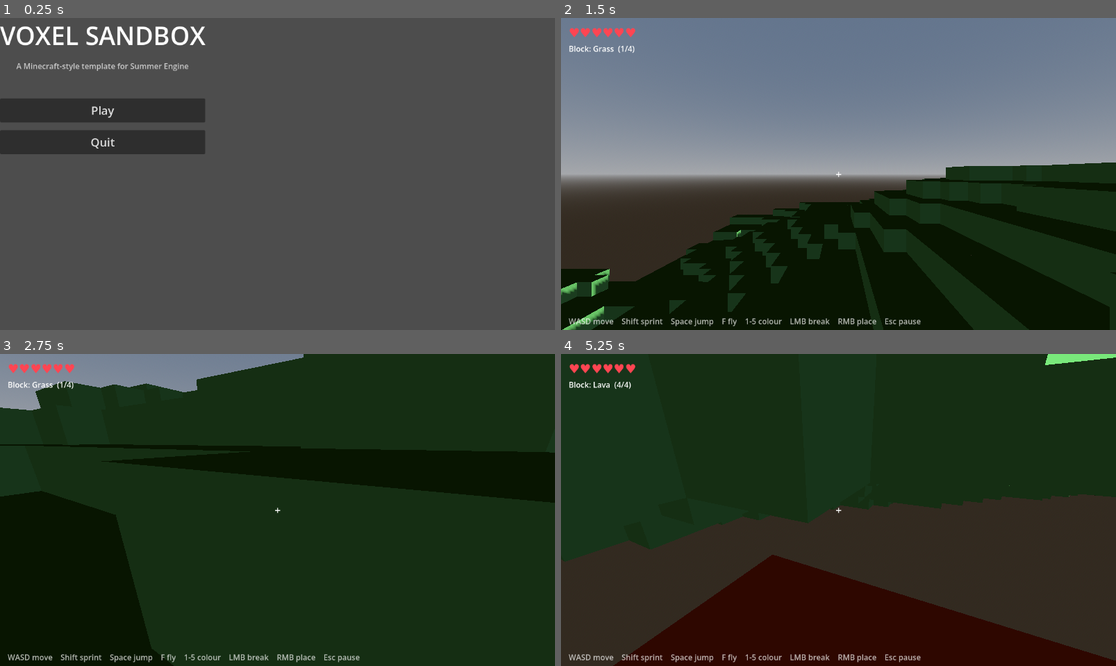
Above: before the commit, frames 1-4 (two rows, left to right).
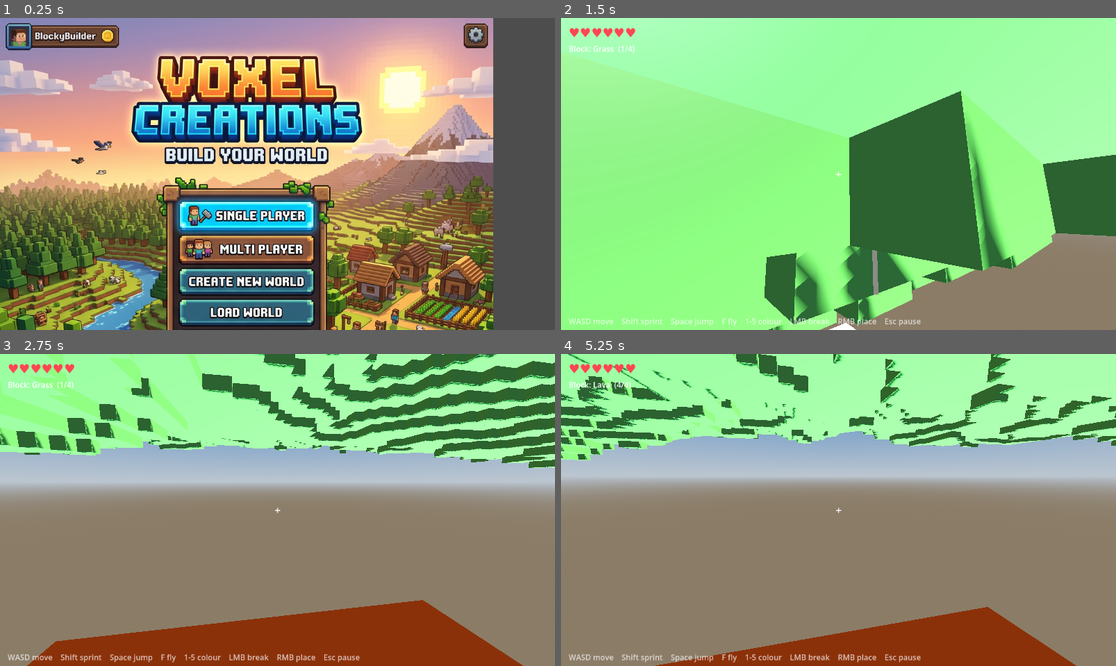
Above: after the commit, the same moments.

Repository: SummerEngine/template-3d-voxel-sandbox
Game: Godot game, scene res://scenes/main_menu.tscn
The game is run twice, just before and just after one commit, with the same random seed, the same clock (stepped at 60 frames per second) and the same inputs.
Inputs (mouse positions are in pixels of both pictures, inside the frame that each line leads up to):
- Up to frame 1 (0.25 s): no input
- Up to frame 2 (1.5 s): click (838, 145) at 0.52 s; click (660, 111) at 1.25 s, where only the run before the commit has a clickable "Play"
- Up to frame 3 (2.75 s): tap Enter at 2 s; move the mouse to (305, 510) at 2.02 s; hold W from 2.03 s (still down); tap F at 2.1 s; click (305, 510) at 2.17 s; tap Space at 2.27 s
- Up to frame 4 (5.25 s): keep holding W; move the mouse to (810, 510) at 2.77 s; tap 1 at 2.85 s; click (810, 510) at 2.92 s; tap Space at 3.02, 4.52 s; move the mouse to (849, 503) at 3.52 s; tap 2 at 3.6 s; click (849, 503) at 3.67 s; move the mouse to (832, 516) at 4.27 s; tap 3 at 4.35 s; click (832, 516) at 4.42 s; move the mouse to (877, 513) at 5.02 s; tap 4 at 5.1 s; click (877, 513) at 5.17 s

The runs differ from the first frame. In frame 1, 88% of the frame differs, in the area x 0-89%, y 0-100%; in frame 2, 100%; in frame 3, 100%, in the area x 0-100%, y 0-100%; in frame 4, 100%.

Commit message:
Fix spawn fall-damage, menu launch + full-mockup display, natural lighting/colors, organize assets
- player: first landing after (re)spawn is free (terrain streams in late) -> no heart loss on spawn
- project.godot: remove duplicate main_scene so the main menu launches
- main_menu: show whole mockup (KEEP_ASPECT + letterbox) instead of cropping
- main.gd: brighter sun + sky-ambient + filmic tonemap; natural sky/ground colours
- voxel_types: more natural grass/dirt/stone/lava palette
- assets: organize provided art into textures/{blocks,ui,reference}, models/props

Co-Authored-By: Claude Opus 4.8 <noreply@anthropic.com>

Diff:
--- a/main.gd
+++ b/main.gd
@@ -36,12 +36,21 @@
 	add_child(pause)
 
 func _setup_environment() -> void:
+	# Natural daytime sky: blue above, soft horizon, earthy ground.
+	var sky_mat := ProceduralSkyMaterial.new()
+	sky_mat.sky_top_color = Color(0.30, 0.52, 0.86)
+	sky_mat.sky_horizon_color = Color(0.78, 0.86, 0.95)
+	sky_mat.ground_horizon_color = Color(0.78, 0.86, 0.95)
+	sky_mat.ground_bottom_color = Color(0.52, 0.46, 0.38)
 	var sky := Sky.new()
-	sky.sky_material = ProceduralSkyMaterial.new()
+	sky.sky_material = sky_mat
 	var env := Environment.new()
 	env.background_mode = Environment.BG_SKY
 	env.sky = sky
 	env.ambient_light_source = Environment.AMBIENT_SOURCE_SKY
+	env.ambient_light_energy = 1.0
+	env.tonemap_mode = Environment.TONE_MAPPER_FILMIC
+	env.tonemap_white = 6.0
 	var we := WorldEnvironment.new()
 	we.name = "WorldEnvironment"
 	we.environment = env
@@ -50,10 +59,12 @@
 func _setup_sun() -> void:
 	var sun := DirectionalLight3D.new()
 	sun.name = "DirectionalLight3D"
-	sun.rotation_degrees = Vector3(-50.0, -40.0, 0.0)
+	sun.rotation_degrees = Vector3(-55.0, -45.0, 0.0)
+	sun.light_energy = 1.4
+	sun.light_color = Color(1.0, 0.97, 0.90)
 	sun.shadow_enabled = true
 	sun.directional_shadow_mode = DirectionalLight3D.SHADOW_ORTHOGONAL
-	sun.directional_shadow_max_distance = 40.0
+	sun.directional_shadow_max_distance = 60.0
 	add_child(sun)
 
 func _spawn_animals(world) -> void:
--- a/player.gd
+++ b/player.gd
@@ -2,8 +2,8 @@
 extends CharacterBody3D
 
 ## First-person creative controller for the voxel sandbox.
-## Walk/sprint (WASD/Shift), jump (Space), toggle fly (F), pick block colour (1-5),
-## break (LMB), place (RMB). Has hearts (health) with fall damage + void respawn.
+## Walk/sprint (WASD/Shift), jump (Space), toggle fly (F), pick block (1-4),
+## break (LMB), place (RMB). Hearts (health) with fall damage + void respawn.
 ## Esc is NOT handled here — the PauseMenu owns it.
 
 const WALK_SPEED := 6.0
@@ -12,11 +12,11 @@
 const JUMP_VELOCITY := 5.0
 const MOUSE_SENS := 0.0025
 const REACH := 6.0
-const FALL_DAMAGE_SPEED := 16.0   # landing faster than this costs hearts
-const VOID_Y := -20.0
+const FALL_DAMAGE_SPEED := 16.0
+const VOID_Y := -40.0
 
-var hud                            # HUD CanvasLayer (assigned by main.gd)
-var world_manager                  # ChunkManager (assigned by main.gd)
+var hud
+var world_manager
 var camera: Camera3D
 var ray: RayCast3D
 var flying := false
@@ -27,8 +27,8 @@
 var spawn_point := Vector3(0, 4, 0)
 var _was_on_floor := true
 var _fall_speed := 0.0
+var _landed_once := false   # the FIRST landing after (re)spawn never hurts
 
-# Block types the player can place (ids from VoxelTypes).
 var block_types := [VoxelTypes.GRASS, VoxelTypes.DIRT, VoxelTypes.STONE, VoxelTypes.LAVA]
 var block_names := ["Grass", "Dirt", "Stone", "Lava"]
 var selected := 0
@@ -53,6 +53,7 @@
 	ray.add_exception(self)
 
 	spawn_point = global_position
+	_landed_once = false
 	Input.mouse_mode = Input.MOUSE_MODE_CAPTURED
 	_update_hud()
 
@@ -87,10 +88,13 @@
 func _physics_process(delta: float) -> void:
 	var on_floor := is_on_floor()
 
-	# Fall damage on landing
-	if on_floor and not _was_on_floor and _fall_speed > FALL_DAMAGE_SPEED:
-		var dmg := int((_fall_speed - FALL_DAMAGE_SPEED) / 4.0) + 1
-		_take_damage(dmg)
+	# First landing after (re)spawn is free — terrain chunks may still be
+	# streaming in, so the spawn drop never costs hearts. Later falls do.
+	if on_floor and not _was_on_floor:
+		if not _landed_once:
+			_landed_once = true
+		elif _fall_speed > FALL_DAMAGE_SPEED:
+			_take_damage(int((_fall_speed - FALL_DAMAGE_SPEED) / 4.0) + 1)
 	_was_on_floor = on_floor
 
 	var input_dir := Vector3.ZERO
@@ -118,7 +122,9 @@
 	move_and_slide()
 
 	if global_position.y < VOID_Y:
-		_take_damage(max_health)   # fell off the world -> respawn at full
+		health = max_health
+		_respawn()
+		_update_hud()
 
 func _take_damage(amount: int) -> void:
 	if amount <= 0:
@@ -134,17 +140,18 @@
 	global_position = spawn_point
 	_fall_speed = 0.0
 	_was_on_floor = true
+	_landed_once = false
 
 func _break_block() -> void:
 	if world_manager == null or not ray.is_colliding():
 		return
-	var cell := _cell_from_hit(-0.5)   # step into the hit block
+	var cell := _cell_from_hit(-0.5)
 	world_manager.set_block(cell.x, cell.y, cell.z, VoxelTypes.AIR)
 
 func _place_block() -> void:
 	if world_manager == null or not ray.is_colliding():
 		return
-	var cell := _cell_from_hit(0.5)    # step out to the empty neighbour cell
+	var cell := _cell_from_hit(0.5)
 	world_manager.set_block(cell.x, cell.y, cell.z, block_types[selected])
 
 func _cell_from_hit(offset: float) -> Vector3i:
--- a/project.godot
+++ b/project.godot
@@ -14,7 +14,6 @@
 run/main_scene="res://scenes/main_menu.tscn"
 config/features=PackedStringArray("4.6", "Forward Plus")
 config/icon="res://icon.svg"
-config/run/main_scene="res://main.tscn"
 
 [dotnet]
 
--- a/scripts/ui/main_menu.gd
+++ b/scripts/ui/main_menu.gd
@@ -1,63 +1,138 @@
 extends Control
 
-## Title screen. Startup scene of the project. Play -> loads the game; Quit -> exits.
+## Main menu. Uses the mockup art (assets/textures/menu_background.png) as the
+## background and overlays transparent, clickable buttons exactly on the six
+## baked-in options, with hover highlights. Single-player template, so Multiplayer
+## shows a note instead of doing nothing.
+
+const BG_PATH := "res://assets/textures/menu_background.png"
+const TEX_W := 1024.0   # mockup is square 1024x1024
+const TEX_H := 1024.0
+
+# Each option's rect inside the 1024x1024 mockup, as fractions (x, y, w, h).
+# Tweak these if the highlights don't sit perfectly over the baked buttons.
+const OPTIONS := [
+	{ "id": "single",   "rect": [0.335, 0.385, 0.315, 0.052] },
+	{ "id": "multi",    "rect": [0.335, 0.448, 0.315, 0.052] },
+	{ "id": "create",   "rect": [0.335, 0.511, 0.315, 0.052] },
+	{ "id": "load",     "rect": [0.335, 0.574, 0.315, 0.052] },
+	{ "id": "settings", "rect": [0.335, 0.637, 0.315, 0.052] },
+	{ "id": "exit",     "rect": [0.335, 0.700, 0.315, 0.052] },
+]
+
+var _bg: TextureRect
+var _buttons: Array = []        # [{button, highlight, rect}]
+var _toast: Label
+var _have_bg := false
 
 func _ready() -> void:
 	process_mode = Node.PROCESS_MODE_ALWAYS
 	set_anchors_preset(Control.PRESET_FULL_RECT)
 	Input.mouse_mode = Input.MOUSE_MODE_VISIBLE
 
-	var bg := ColorRect.new()
-	bg.color = Color(0.08, 0.10, 0.14)
-	bg.set_anchors_preset(Control.PRESET_FULL_RECT)
-	add_child(bg)
+	var tex: Texture2D = load(BG_PATH) if ResourceLoader.exists(BG_PATH) else null
+	_have_bg = tex != null
 
-	var center := CenterContainer.new()
-	center.set_anchors_preset(Control.PRESET_FULL_RECT)
-	add_child(center)
+	# letterbox backing so the bars beside the square mockup aren't bare
+	var letterbox := ColorRect.new()
+	letterbox.color = Color(0.07, 0.09, 0.13)
+	letterbox.set_anchors_preset(Control.PRESET_FULL_RECT)
+	add_child(letterbox)
 
-	var vb := VBoxContainer.new()
-	vb.alignment = BoxContainer.ALIGNMENT_CENTER
-	vb.add_theme_constant_override("separation", 16)
-	center.add_child(vb)
+	_bg = TextureRect.new()
+	_bg.set_anchors_preset(Control.PRESET_FULL_RECT)
+	if _have_bg:
+		_bg.texture = tex
+		_bg.stretch_mode = TextureRect.STRETCH_KEEP_ASPECT   # show the whole mockup
+	else:
+		var fallback := ColorRect.new()
+		fallback.color = Color(0.55, 0.45, 0.30)
+		fallback.set_anchors_preset(Control.PRESET_FULL_RECT)
+		add_child(fallback)
+	add_child(_bg)
 
-	var title := Label.new()
-	title.text = "VOXEL SANDBOX"
-	title.add_theme_font_size_override("font_size", 52)
-	title.horizontal_alignment = HORIZONTAL_ALIGNMENT_CENTER
-	vb.add_child(title)
+	for opt in OPTIONS:
+		var btn := Button.new()
+		btn.flat = true
+		btn.focus_mode = Control.FOCUS_NONE
+		# transparent over the baked art (the art already shows the label)
+		var empty := StyleBoxEmpty.new()
+		btn.add_theme_stylebox_override("normal", empty)
+		btn.add_theme_stylebox_override("hover", empty)
+		btn.add_theme_stylebox_override("pressed", empty)
+		# fallback visible label when there is no background art
+		if not _have_bg:
+			btn.text = _label_for(opt.id)
+		var hi := ColorRect.new()
+		hi.color = Color(1, 1, 1, 0.16)
+		hi.visible = false
+		hi.mouse_filter = Control.MOUSE_FILTER_IGNORE
+		hi.set_anchors_preset(Control.PRESET_FULL_RECT)
+		btn.add_child(hi)
+		btn.mouse_entered.connect(func(): hi.visible = true)
+		btn.mouse_exited.connect(func(): hi.visible = false)
+		btn.pressed.connect(_on_option.bind(opt.id))
+		add_child(btn)
+		_buttons.append({ "button": btn, "rect": opt.rect })
 
-	var subtitle := Label.new()
-	subtitle.text = "A Minecraft-style template for Summer Engine"
-	subtitle.horizontal_alignment = HORIZONTAL_ALIGNMENT_CENTER
-	subtitle.modulate = Color(1, 1, 1, 0.7)
-	vb.add_child(subtitle)
+	_toast = Label.new()
+	_toast.horizontal_alignment = HORIZONTAL_ALIGNMENT_CENTER
+	_toast.set_anchors_preset(Control.PRESET_BOTTOM_WIDE)
+	_toast.position = Vector2(0, -70)
+	_toast.add_theme_font_size_override("font_size", 22)
+	_toast.modulate = Color(1, 1, 0.85)
+	_toast.visible = false
+	add_child(_toast)
 
-	vb.add_child(_spacer(24))
+	get_viewport().size_changed.connect(_layout)
+	_layout()
 
-	var play := _btn("Play")
-	play.pressed.connect(_on_play)
-	vb.add_child(play)
+func _label_for(id: String) -> String:
+	match id:
+		"single": return "Single Player"
+		"multi": return "Multi Player"
+		"create": return "Create New World"
+		"load": return "Load World"
+		"settings": return "Settings"
+		"exit": return "Exit"
+	return id
 
-	var quit := _btn("Quit")
-	quit.pressed.connect(_on_quit)
-	vb.add_child(quit)
+func _layout() -> void:
+	var vp := get_viewport_rect().size
+	# Match STRETCH_KEEP_ASPECT_COVERED mapping so buttons sit on the baked art.
+	var fit_scale: float = minf(vp.x / TEX_W, vp.y / TEX_H)   # whole image visible (KEEP_ASPECT)
+	var disp := Vector2(TEX_W, TEX_H) * fit_scale
+	var origin := (vp - disp) * 0.5
+	for entry in _buttons:
+		var r: Array = entry.rect
+		var btn: Button = entry.button
+		if _have_bg:
+			btn.position = origin + Vector2(r[0], r[1]) * disp
+			btn.size = Vector2(r[2], r[3]) * disp
+		else:
+			# simple centered stack fallback
+			btn.size = Vector2(280, 48)
+			btn.position = Vector2((vp.x - 280) * 0.5, vp.y * 0.32 + _buttons.find(entry) * 58)
 
-func _spacer(h: int) -> Control:
-	var c := Control.new()
-	c.custom_minimum_size = Vector2(0, h)
-	return c
+func _on_option(id: String) -> void:
+	match id:
+		"single", "create":
+			get_tree().paused = false
+			get_tree().change_scene_to_file("res://main.tscn")
+		"load":
+			_show_toast("No saved worlds yet")
+		"settings":
+			_show_toast("Settings — coming soon")
+		"multi":
+			_show_toast("Multiplayer isn't available — this is a single-player template")
+		"exit":
+			get_tree().quit()
 
-func _btn(text: String) -> Button:
-	var b := Button.new()
-	b.text = text
-	b.custom_minimum_size = Vector2(240, 50)
-	b.add_theme_font_size_override("font_size", 24)
-	return b
+func _show_toast(msg: String) -> void:
+	_toast.text = msg
+	_toast.visible = true
+	get_tree().create_timer(2.5).timeout.connect(_hide_toast)
 
-func _on_play() -> void:
-	get_tree().paused = false
-	get_tree().change_scene_to_file("res://main.tscn")
-
-func _on_quit() -> void:
-	get_tree().quit()
+func _hide_toast() -> void:
+	if is_instance_valid(_toast):
+		_toast.visible = false
--- a/scripts/world/voxel_types.gd
+++ b/scripts/world/voxel_types.gd
@@ -13,8 +13,8 @@
 
 static func color_of(t: int) -> Color:
 	match t:
-		GRASS: return Color(0.30, 0.58, 0.27)
-		DIRT:  return Color(0.45, 0.32, 0.20)
-		STONE: return Color(0.46, 0.46, 0.49)
-		LAVA:  return Color(0.90, 0.32, 0.10)
+		GRASS: return Color(0.36, 0.66, 0.30)
+		DIRT:  return Color(0.48, 0.34, 0.21)
+		STONE: return Color(0.53, 0.53, 0.56)
+		LAVA:  return Color(0.95, 0.40, 0.12)
 		_:     return Color(1, 0, 1)
Not shown, added: assets/models/player_animated.glb.import
Not shown, added: assets/models/player_animated_0.png.import
Binary file added: assets/textures/blocks/grass.png
Not shown, added: assets/textures/blocks/grass.png.import
Binary file added: assets/textures/blocks/stone.png
Not shown, added: assets/textures/blocks/stone.png.import
Binary file added: assets/textures/menu_background.png
Not shown, added: assets/textures/menu_background.png.import
Binary file added: assets/textures/reference/bushes sample.png
Not shown, added: assets/textures/reference/bushes sample.png.import
Binary file added: assets/textures/reference/bushes.png
Not shown, added: assets/textures/reference/bushes.png.import
(and 10 more such lines)
